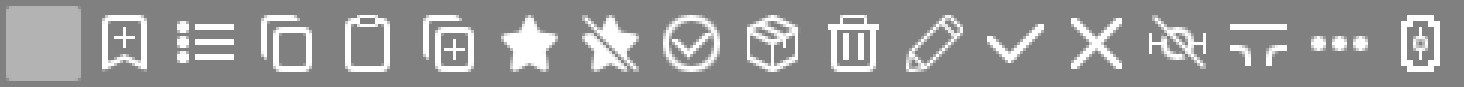
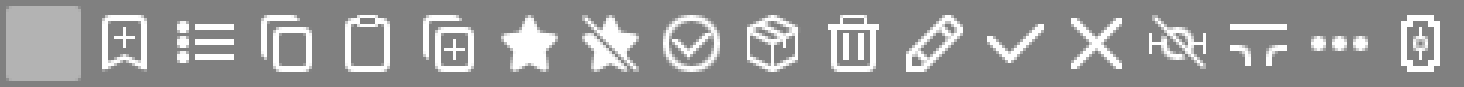
The second 1464x87 image is a revision of the first. Changes to its layers:
added layer "Редактировать 2" above "Редактировать" over [906, 15, 963, 72]
hid "Редактировать" over [906, 15, 963, 72]
